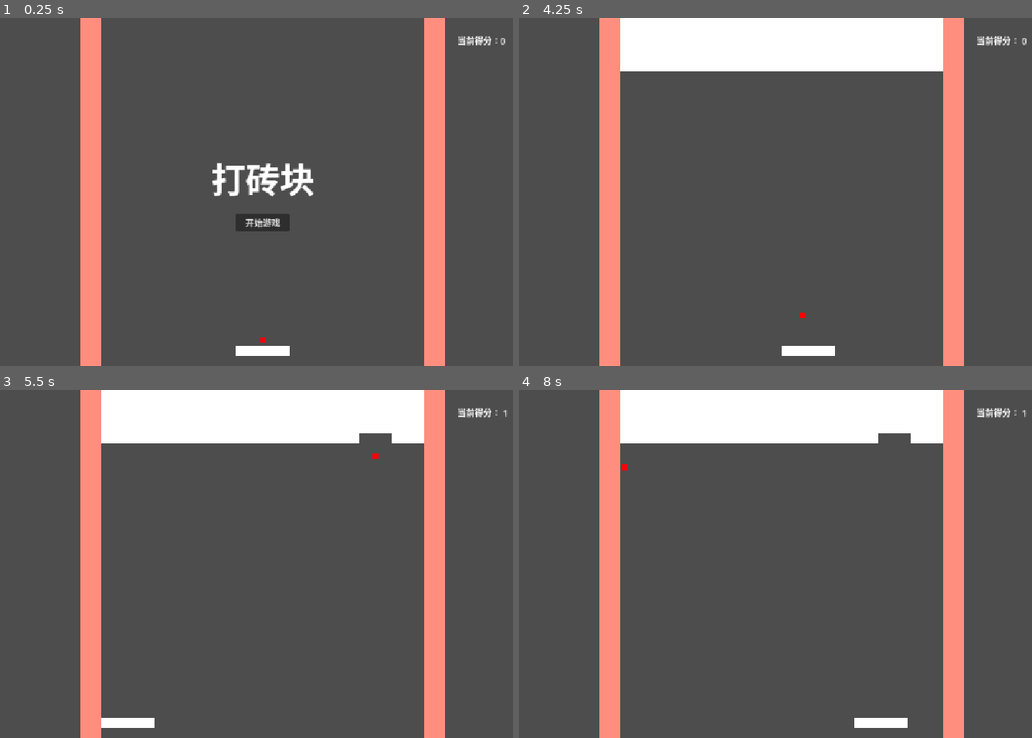
Above: before the commit, frames 1-4 (two rows, left to right).
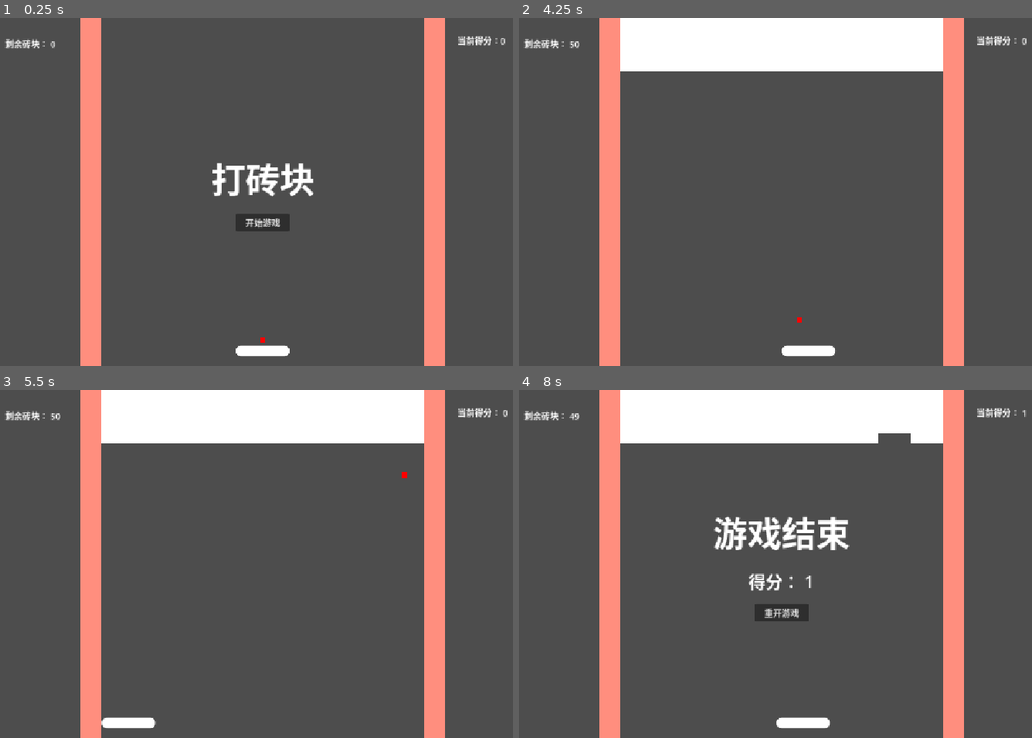
Above: after the commit, the same moments.

Repository: blingbling21/Brick-Break
Game: Godot game, scene res://场景/主场景/main.tscn
The game is run twice, just before and just after one commit, with the same random seed, the same clock (stepped at 60 frames per second) and the same inputs. Before the commit the project starts from res://main.tscn.
Inputs (mouse positions are in pixels of both pictures, inside the frame that each line leads up to):
- Up to frame 1 (0.25 s): no input
- Up to frame 2 (4.25 s): click "开始游戏" at 0.5 s; move the mouse to (919, 174) at 1.27 s; hold Right (ui_right) 1.28-2.03 s; move the mouse to (657, 209) at 2.02 s; hold Left (ui_left) 2.03-2.78 s; move the mouse to (842, 115) at 2.77 s; hold Right (ui_right) from 2.78 s (still down); tap Enter at 3.5 s; move the mouse to (749, 261) at 3.52 s
- Up to frame 3 (5.5 s): move the mouse to (446, 616) at 4.27 s; release Right (ui_right) at 4.28 s; hold Left (ui_left) from 4.28 s (still down); move the mouse to (76, 511) at 5.02 s
- Up to frame 4 (8 s): move the mouse to (811, 564) at 5.77 s; move the mouse to (688, 477) at 6.52 s; release Left (ui_left) at 6.53 s; hold Right (ui_right) from 6.53 s (still down); move the mouse to (919, 546) at 7.27 s

The runs differ from the first frame. In frame 1, 0.2% of the frame differs, in the area x 0-57%, y 6-98%; in frame 2, 0.2%; in frame 3, 0.5%; in frame 4, 3.0%, in the area x 0-76%, y 6-98%.

Commit message:
feat: 增加音效、增加音效管理全局类、增加带音效播放的按钮。

Diff:
--- a/project.godot
+++ b/project.godot
@@ -15,6 +15,14 @@
 config/features=PackedStringArray("4.5", "Forward Plus")
 config/icon="res://icon.svg"
 
+[audio]
+
+buses/default_bus_layout=""
+
+[autoload]
+
+AudioManager="*res://场景/音效场景/音效管理.tscn"
+
 [display]
 
 window/stretch/mode="canvas_items"
--- a/main.gd
+++ b/场景/主场景/main.gd
@@ -8,9 +8,11 @@
 @onready var countdown_screen: Control = $GUI/倒计时显示
 @onready var countdown_screen_label: Label = $GUI/倒计时显示/Label
 @onready var score_label: Label = $GUI/分数显示/分数
+@onready var brick_count_label: Label = $GUI/分数显示/剩余砖块
 @onready var final_score_label: Label = $GUI/结束界面/HBoxContainer/VBoxContainer/最终分数
 @onready var brick_area: Node2D = $游戏管理/砖块区域
 @onready var game_world: Node2D = $游戏管理
+@onready var game_over_label: Label = $GUI/结束界面/HBoxContainer/VBoxContainer/Label
 
 # 得分
 var score := 0
@@ -52,6 +54,7 @@
 	ball.reset()
 	baffle.reset()
 	score = 0
+	brick_count = 0
 	brick_area.generate_bricks()
 	update_score_display()
 
@@ -66,9 +69,11 @@
 		countdown_screen_label.scale = Vector2.ZERO
 		var tween = create_tween()
 		tween.tween_property(countdown_screen_label, "scale", Vector2.ONE, 0.5).set_trans(Tween.TRANS_ELASTIC).set_ease(Tween.EASE_OUT)
+		AudioManager.play_countdown_timing()
 		await get_tree().create_timer(1.0).timeout
 
 	countdown_screen_label.text = "开始！"
+	AudioManager.play_countdown_timeout()
 	await get_tree().create_timer(0.5).timeout
 
 	countdown_screen.visible = false
@@ -76,10 +81,12 @@
 # 更新当前得分显示
 func update_score_display():
 	score_label.text = "当前得分： " + str(score)
+	brick_count_label.text = "剩余砖块： " + str(brick_count)
 
 func _on_死亡区域_body_entered(body: Node2D) -> void:
 	if body.name == "球":
-		print("死亡区域")
+		game_over_label.text = "游戏结束"
+		AudioManager.play_game_fail()
 		game_over()
 
 func _on_开始按钮_pressed() -> void:
@@ -90,10 +97,11 @@
 
 func _on_砖块区域_update_score(score_value: int) -> void:
 	score += score_value
+	brick_count -= 1
 	update_score_display()
-	brick_count -= 1
 	if brick_count <= 0:
-		print("brick_count <= 0")
+		game_over_label.text = "WIN !!!"
+		AudioManager.play_game_win()
 		game_over()
 
 func _on_砖块区域_update_brick_count(count: int) -> void:
--- a/main.tscn
+++ b/场景/主场景/main.tscn
@@ -1,10 +1,11 @@
-[gd_scene load_steps=12 format=3 uid="uid://bq6upyvxnf8ao"]
-
-[ext_resource type="Script" uid="uid://onhxd1lg8e2w" path="res://main.gd" id="1_7mycd"]
-[ext_resource type="Script" uid="uid://b28bgdf0e7hht" path="res://挡板.gd" id="1_ig7tw"]
-[ext_resource type="Script" uid="uid://c376hki3hvlc7" path="res://球.gd" id="2_0xm2m"]
-[ext_resource type="PackedScene" uid="uid://bhnmdflmi6f1p" path="res://Brick.tscn" id="4_1bvp3"]
-[ext_resource type="Script" uid="uid://cnmdavkf046yp" path="res://砖块区域.gd" id="4_lquwl"]
+[gd_scene load_steps=14 format=3 uid="uid://bq6upyvxnf8ao"]
+
+[ext_resource type="Script" uid="uid://onhxd1lg8e2w" path="res://场景/主场景/main.gd" id="1_7mycd"]
+[ext_resource type="Script" uid="uid://b28bgdf0e7hht" path="res://场景/主场景/挡板.gd" id="1_ig7tw"]
+[ext_resource type="Script" uid="uid://c376hki3hvlc7" path="res://场景/主场景/球.gd" id="2_0xm2m"]
+[ext_resource type="Script" uid="uid://dcb6vryqclclv" path="res://类/SoundButton.gd" id="2_v0jic"]
+[ext_resource type="PackedScene" uid="uid://bhnmdflmi6f1p" path="res://场景/砖块场景/Brick.tscn" id="4_1bvp3"]
+[ext_resource type="Script" uid="uid://cnmdavkf046yp" path="res://场景/主场景/砖块区域.gd" id="4_lquwl"]
 
 [sub_resource type="WorldBoundaryShape2D" id="WorldBoundaryShape2D_7dm0k"]
 normal = Vector2(1, 0)
@@ -15,8 +16,15 @@
 [sub_resource type="WorldBoundaryShape2D" id="WorldBoundaryShape2D_0xm2m"]
 normal = Vector2(0, 1)
 
-[sub_resource type="RectangleShape2D" id="RectangleShape2D_7dm0k"]
-size = Vector2(100, 20)
+[sub_resource type="CapsuleShape2D" id="CapsuleShape2D_lquwl"]
+height = 100.0
+
+[sub_resource type="StyleBoxFlat" id="StyleBoxFlat_lquwl"]
+bg_color = Color(1, 1, 1, 1)
+corner_radius_top_left = 10
+corner_radius_top_right = 10
+corner_radius_bottom_right = 10
+corner_radius_bottom_left = 10
 
 [sub_resource type="RectangleShape2D" id="RectangleShape2D_ig7tw"]
 size = Vector2(10, 10)
@@ -61,6 +69,8 @@
 size_flags_horizontal = 4
 size_flags_vertical = 4
 text = "开始游戏"
+script = ExtResource("2_v0jic")
+metadata/_custom_type_script = "uid://dcb6vryqclclv"
 
 [node name="结束界面" type="Control" parent="GUI"]
 visible = false
@@ -100,7 +110,9 @@
 layout_mode = 2
 size_flags_horizontal = 4
 size_flags_vertical = 4
-text = "重新开始"
+text = "重开游戏"
+script = ExtResource("2_v0jic")
+metadata/_custom_type_script = "uid://dcb6vryqclclv"
 
 [node name="分数显示" type="Control" parent="GUI"]
 layout_mode = 3
@@ -115,6 +127,14 @@
 offset_right = 1029.0
 offset_bottom = 53.0
 text = "当前得分：0"
+
+[node name="剩余砖块" type="Label" parent="GUI/分数显示"]
+layout_mode = 0
+offset_left = 96.0
+offset_top = 36.0
+offset_right = 186.0
+offset_bottom = 59.0
+text = "剩余砖块： 0"
 
 [node name="倒计时显示" type="Control" parent="GUI"]
 layout_mode = 3
@@ -186,9 +206,10 @@
 script = ExtResource("1_ig7tw")
 
 [node name="CollisionShape2D" type="CollisionShape2D" parent="游戏管理/挡板"]
-shape = SubResource("RectangleShape2D_7dm0k")
-
-[node name="ColorRect" type="ColorRect" parent="游戏管理/挡板"]
+rotation = 1.5707964
+shape = SubResource("CapsuleShape2D_lquwl")
+
+[node name="Panel" type="Panel" parent="游戏管理/挡板"]
 anchors_preset = 8
 anchor_left = 0.5
 anchor_top = 0.5
@@ -201,6 +222,7 @@
 grow_horizontal = 2
 grow_vertical = 2
 pivot_offset = Vector2(50, 10)
+theme_override_styles/panel = SubResource("StyleBoxFlat_lquwl")
 
 [node name="球" type="CharacterBody2D" parent="游戏管理"]
 position = Vector2(576, 600)
--- a/球.gd
+++ b/场景/主场景/球.gd
@@ -7,10 +7,12 @@
 func _physics_process(delta: float) -> void:
 	var collidion = move_and_collide(velocity * delta)
 	if collidion:
+		AudioManager.play_ball_hit()
 		velocity = velocity.bounce(collidion.get_normal())
 		var collider = collidion.get_collider()
 		if collider is CharacterBody2D:
 			velocity.x += collider.velocity.x * velocity_x
+			velocity = velocity.normalized() * initial_speed
 		elif collider.is_in_group("Bricks"):
 			collider.hit()
 
--- a/砖块区域.gd
+++ b/场景/主场景/砖块区域.gd
@@ -4,13 +4,13 @@
 
 signal update_score(score: int)
 signal update_brick_count(count: int)
-var brick_count := 0
 
 # 生成方块
 func generate_bricks():
 	for child in get_children():
 		child.queue_free()
 
+	var brick_count := 0
 	for x in 10:
 		for y in 5:
 			var brick = brick_scene.instantiate()
--- a/Brick.tscn
+++ b/场景/砖块场景/Brick.tscn
@@ -1,6 +1,6 @@
 [gd_scene load_steps=3 format=3 uid="uid://bhnmdflmi6f1p"]
 
-[ext_resource type="Script" uid="uid://c240afy30hk4f" path="res://brick.gd" id="1_jfaf4"]
+[ext_resource type="Script" uid="uid://c240afy30hk4f" path="res://场景/砖块场景/brick.gd" id="1_jfaf4"]
 
 [sub_resource type="RectangleShape2D" id="RectangleShape2D_73kpp"]
 size = Vector2(60, 20)
--- /dev/null
+++ b/场景/音效场景/音效管理.gd
@@ -0,0 +1,49 @@
+extends Node
+
+const MOUSE_HOVER = preload("uid://cn72j4yiova3k")
+const MOUSE_CLICK = preload("uid://dmhlxsq52aukb")
+const GAME_WIN = preload("uid://dptlaspboesuv")
+const BALL_HIT = preload("uid://b4bbtxxkwvb3u")
+const GAME_FAIL = preload("uid://c8hxs07u2wmxq")
+const COUNTDOWN_TIMEOUT = preload("uid://kugne0jssjt5")
+const COUNTDOWN_TIMING = preload("uid://xifclk4frq1u")
+
+@onready var sfx_mouse: AudioStreamPlayer = $鼠标
+@onready var sfx_over: AudioStreamPlayer = $结束
+@onready var sfx_ball_hit: AudioStreamPlayer = $球撞击
+@onready var sfx_countdown: AudioStreamPlayer = $倒计时
+
+# 播放鼠标hover音效
+func play_mouse_hover():
+	sfx_mouse.stream = MOUSE_HOVER
+	sfx_mouse.play()
+
+# 播放鼠标click音效
+func play_mouse_click():
+	sfx_mouse.stream = MOUSE_CLICK
+	sfx_mouse.play()
+
+# 播放游戏失败音效
+func play_game_fail():
+	sfx_over.stream = GAME_FAIL
+	sfx_over.play()
+
+# 播放游戏win音效
+func play_game_win():
+	sfx_over.stream = GAME_WIN
+	sfx_over.play()
+
+# 播放球撞击音效
+func play_ball_hit():
+	sfx_ball_hit.stream = BALL_HIT
+	sfx_ball_hit.play()
+
+# 播放倒计时计时阶段音效
+func play_countdown_timing():
+	sfx_countdown.stream = COUNTDOWN_TIMING
+	sfx_countdown.play()
+
+# 播放倒计时结束阶段音效
+func play_countdown_timeout():
+	sfx_countdown.stream = COUNTDOWN_TIMEOUT
+	sfx_countdown.play()
--- /dev/null
+++ b/场景/音效场景/音效管理.tscn
@@ -0,0 +1,20 @@
+[gd_scene load_steps=3 format=3 uid="uid://b1eg2ilpsk5i5"]
+
+[ext_resource type="Script" uid="uid://bc5s7nffhlb12" path="res://场景/音效场景/音效管理.gd" id="1_jbyko"]
+[ext_resource type="AudioStream" uid="uid://b4bbtxxkwvb3u" path="res://资源/音效/球撞击.wav" id="2_llhge"]
+
+[node name="音效管理" type="Node"]
+script = ExtResource("1_jbyko")
+
+[node name="bgm" type="AudioStreamPlayer" parent="."]
+
+[node name="球撞击" type="AudioStreamPlayer" parent="."]
+stream = ExtResource("2_llhge")
+max_polyphony = 5
+
+[node name="结束" type="AudioStreamPlayer" parent="."]
+
+[node name="鼠标" type="AudioStreamPlayer" parent="."]
+max_polyphony = 5
+
+[node name="倒计时" type="AudioStreamPlayer" parent="."]
--- /dev/null
+++ b/类/SoundButton.gd
@@ -0,0 +1,14 @@
+class_name SoundButton extends Button
+
+
+# Called when the node enters the scene tree for the first time.
+func _ready() -> void:
+	mouse_entered.connect(_on_mouse_hover)
+	pressed.connect(_on_mouse_click)
+
+
+func _on_mouse_hover():
+	AudioManager.play_mouse_hover()
+
+func _on_mouse_click():
+	AudioManager.play_mouse_click()
Renamed: main.gd.uid -> 场景/主场景/main.gd.uid
Renamed: 挡板.gd -> 场景/主场景/挡板.gd
Renamed: 挡板.gd.uid -> 场景/主场景/挡板.gd.uid
Renamed: 球.gd.uid -> 场景/主场景/球.gd.uid
Renamed: 砖块区域.gd.uid -> 场景/主场景/砖块区域.gd.uid
Renamed: brick.gd -> 场景/砖块场景/brick.gd
Renamed: brick.gd.uid -> 场景/砖块场景/brick.gd.uid
Not shown, added: 场景/音效场景/音效管理.gd.uid
Not shown, added: 类/SoundButton.gd.uid
Not shown, added: 资源/音效/倒计时321.wav.import
Not shown, added: 资源/音效/倒计时GO.wav.import
Not shown, added: 资源/音效/球出界.wav.import
(and 11 more such lines)
